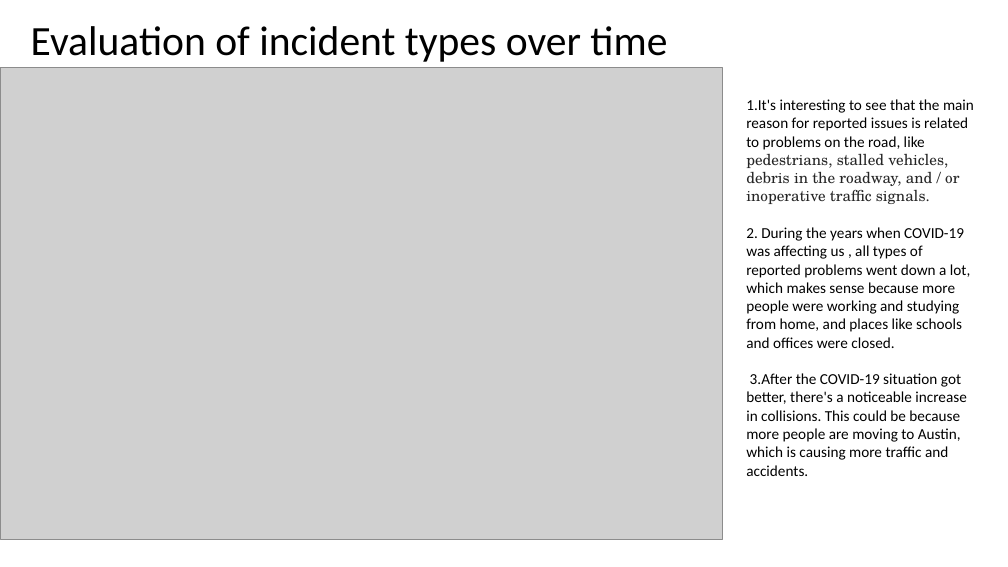
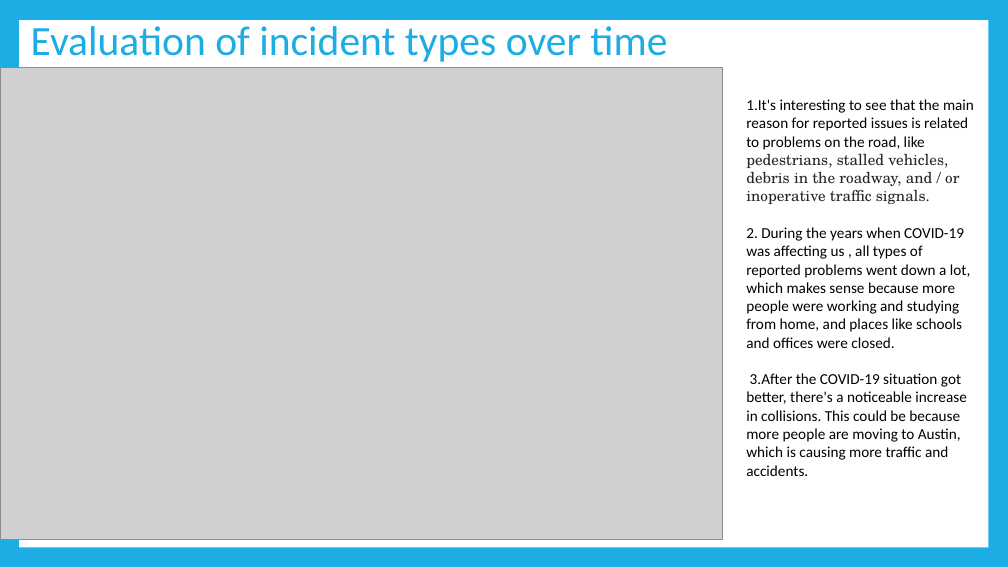
Before and after one commit to CharlesQuinn1/Trafic-Safety-Enhancement, a slide deck: slide 7 of Presentation/Sujatha.pptx (slide 4 before the commit). Drawn at 1008x567 pixels with LibreOffice and Linux fonts; fonts in the diff are those of the drawing; grey boxes stand for pictures. Boxes give left, top, right and bottom in pixels: in the first picture for what was removed or moved away, otherwise in the second. Text is boxed around its words. In the diff, an @@ line names an element or a change of style, - is before the commit and + after.

Commit message:
ppt changes

```diff
--- a/Presentation/Sujatha.pptx
+++ b/Presentation/Sujatha.pptx
@@ background #FFFFFF to #1CADE4 @@
@@ rectangle added at (19,20,988,547), fill #FFFFFF @@
@@ title "Evaluation of incident types over ..." at (31,26,667,62): text colour #000000 to #1CADE4 @@
```
Also in this commit, not shown: 6 slides added, 3 slides removed.
